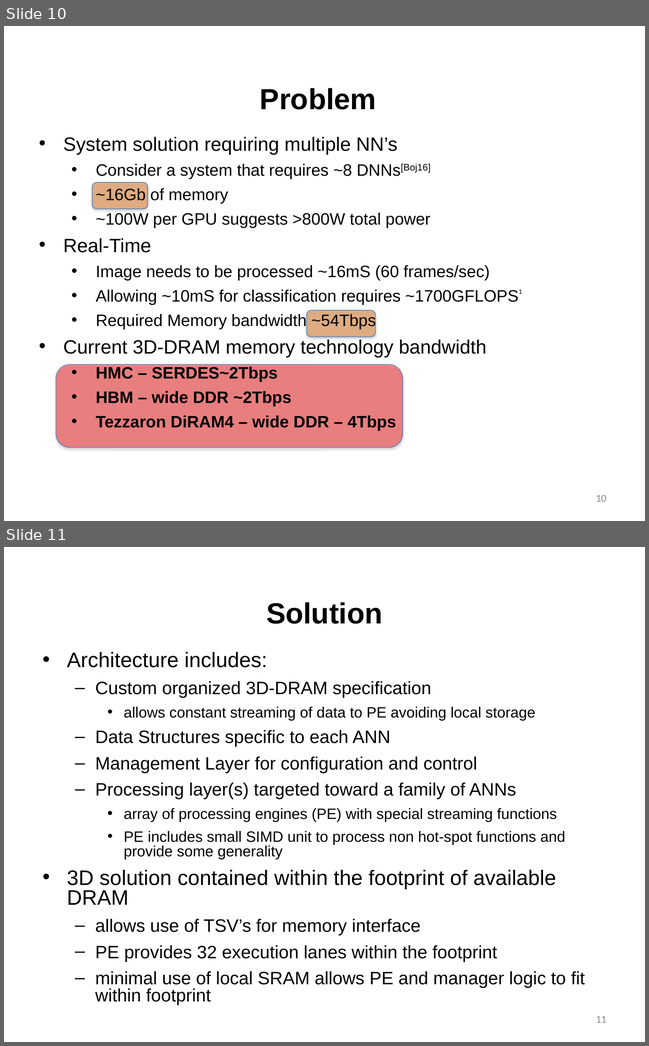
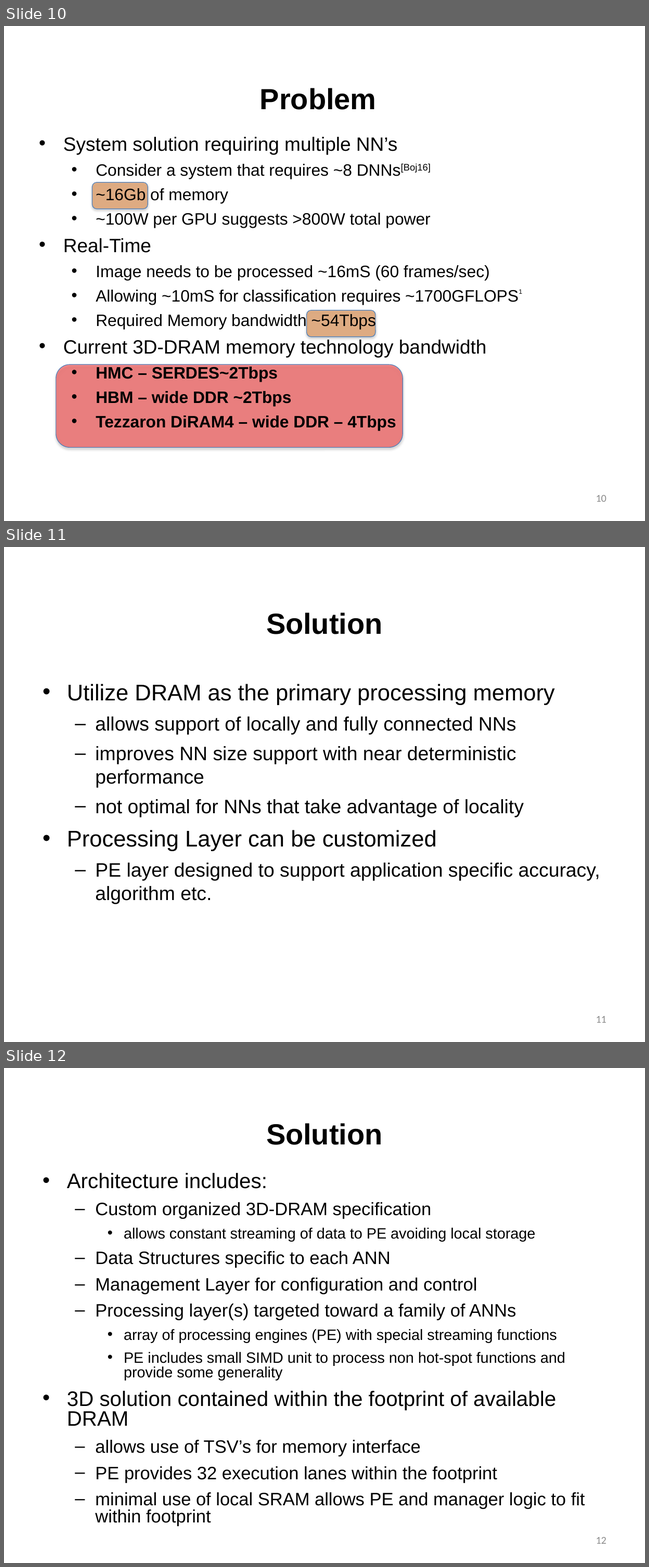
Before and after one commit to lbbaker5900/ece-cortical-MainResearch, a slide deck: 3DSystem/DOC/Status.pptx. Shown one above the other, each under a label of ours: slides 10 and 11 before the commit, slides 10, 11 and 12 after it. The pictures are 649x1046 and 649x1567 pixels, drawn with LibreOffice and Linux fonts; fonts in the diff are those of the drawing; background and template pictures are left out. Boxes give left, top, right and bottom in pixels: in the first picture for what was removed or moved away, otherwise in the second. Text is boxed around its words. In the diff, an @@ line names an element or a change of style, - is before the commit and + after.

```diff
--- a/3DSystem/DOC/Status.pptx
+++ b/3DSystem/DOC/Status.pptx
@@ slide 11 added at [4, 547, 645, 1042], background #FFFFFF @@
@@ title added at [266, 613, 383, 634], 36 pt, text #000000, bold @@
+Solution
@@ text added at [67, 684, 600, 904], 24 pt, text #000000 @@
+• Utilize DRAM as the primary processing memory
+  – allows support of locally and fully connected NNs
+  – improves NN size support with near deterministic performance
+  – not optimal for NNs that take advantage of locality
+• Processing Layer can be customized
+  – PE layer designed to support application specific accuracy, algorithm etc.
@@ page number added at [596, 1016, 606, 1023], 13 pt, text #8C8C8C @@
+11
@@ what was slide 11 is now slide 12 @@
@@ page number at [596, 1537, 606, 1544]: text changed @@
-11
+12
```
Also in this commit, not shown: 1 slide changed, 1 other slide added, 2 other files.
